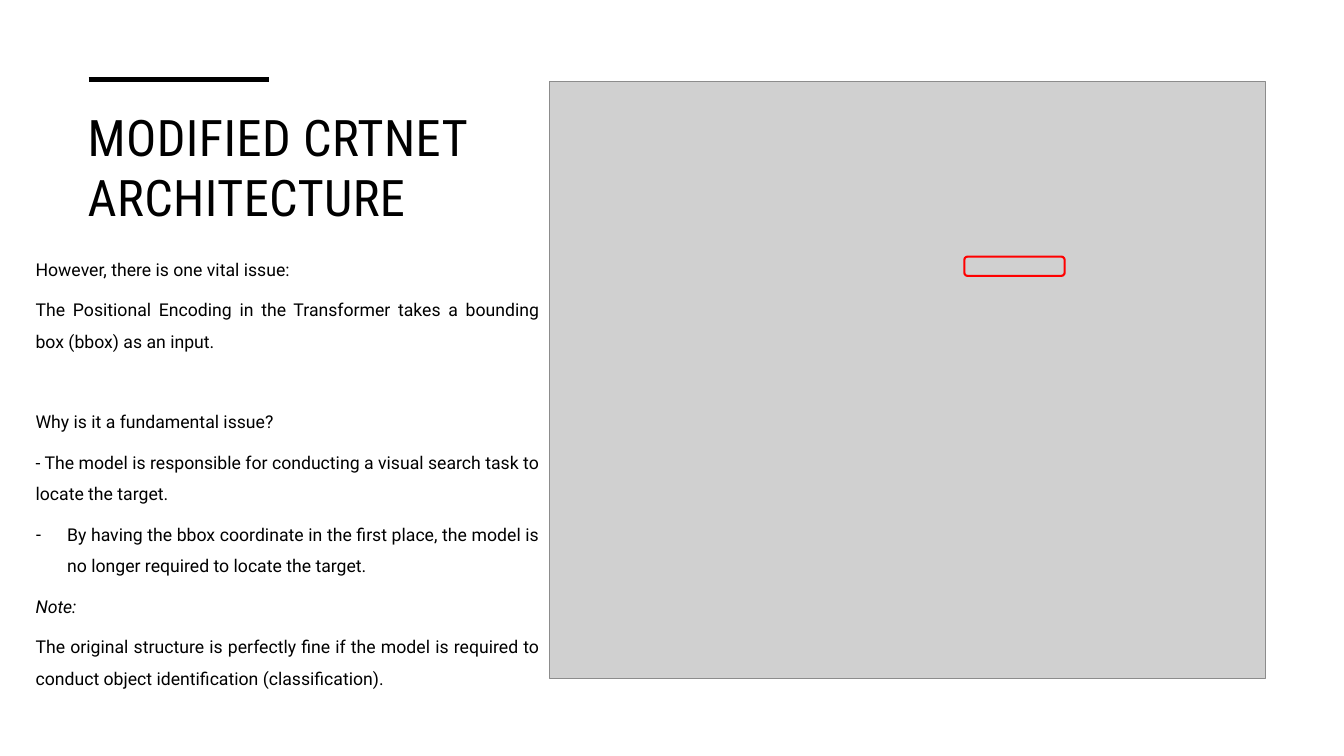
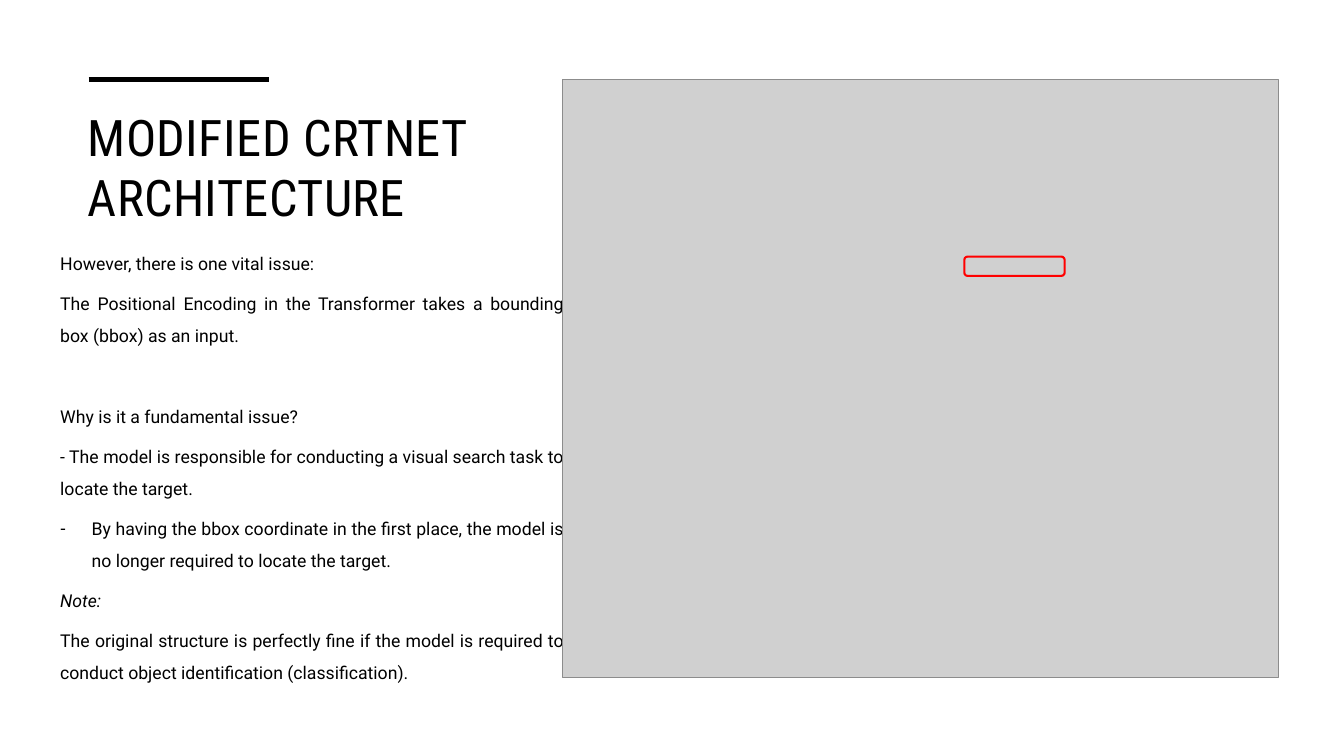
Before and after one commit to tuanisworkingonsomeprojects/TCT-visual-search, a slide deck: slide 35 of Presentation/FYP_NguyenTuan_Presentation.pptx. Drawn at 1344x756 pixels with LibreOffice and Linux fonts; fonts in the diff are those of the drawing; grey boxes stand for pictures. Boxes give left, top, right and bottom in pixels: in the first picture for what was removed or moved away, otherwise in the second. Text is boxed around its words. In the diff, an @@ line names an element or a change of style, - is before the commit and + after.

```diff
--- a/Presentation/FYP_NguyenTuan_Presentation.pptx
+++ b/Presentation/FYP_NguyenTuan_Presentation.pptx
@@ picture moved from (x1=549, y1=81, x2=1265, y2=679) to (x1=563, y1=80, x2=1278, y2=678) @@
@@ text "However, there is one vital ..." moved from (x1=36, y1=262, x2=539, y2=689) to (x1=60, y1=256, x2=564, y2=683) @@
```
Also in this commit, not shown: 1 other slide changed.
